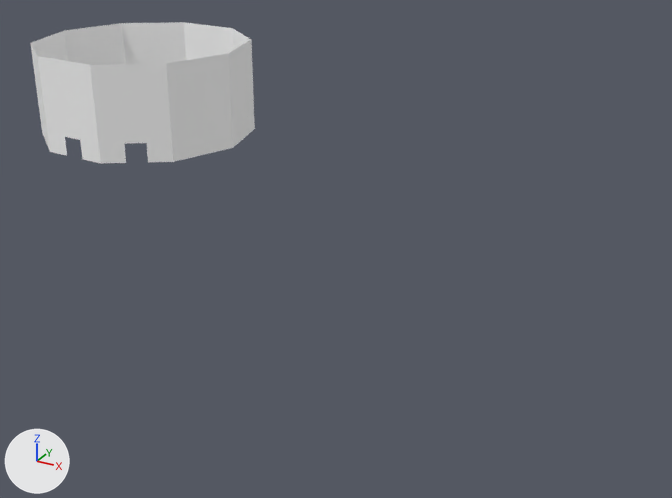
The FBX model Assets/Model/New Props/Rooms/Hub_Walls.fbx, before and after one commit.
Before and after are seen from a camera (50 mm lens) standing at (102.7, -118.7, 49.9) and looking at (41.2, -6.8, -6.1). Arrows for +X, +Y and +Z are at lower left; the lights stay in place. Where no turn or scale is listed for an object, it has been applied to the vertices.

The older version as bpy lines, for what is in view:
```python
me_scene = bpy.data.meshes.new('Scene')
me_scene.from_pydata(...)  # 54 vertices, 64 faces; spans x -1783.0..1783.0, y 2.0..1520.0, z -1725.0..1725.0
me_scene.materials.append(mat_hubwall_mat)  # white #ffffff
ob_hub_walls_1 = bpy.data.objects.new('Hub_Walls_1', me_scene)
ob_hub_walls_1.parent = ob_hub_walls
ob_hub_walls_1.location = (109.3, 459.8, -27.54)
```
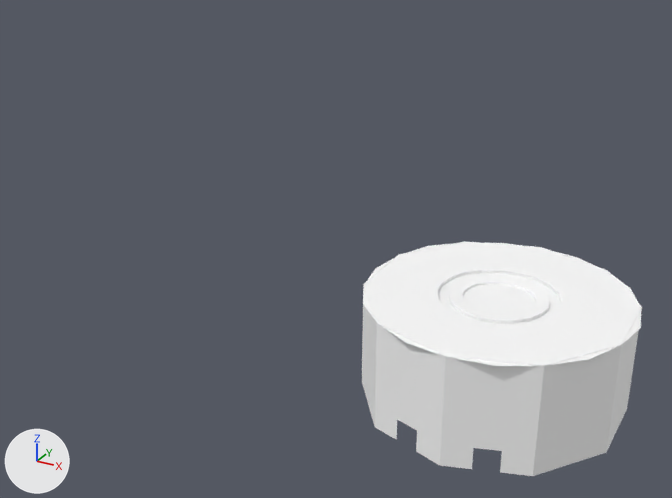
Boxes (x1, y1, x2, y2) around the edits, measured in the pictures (672 x 498 px):
```json
{"object": "Hub_Walls_1", "change": "moved, turned, rescaled", "before": [30, 22, 255, 163], "after": [362, 241, 642, 476]}
{"object": "Hub_Ceiling_1", "change": "added", "after": [363, 242, 641, 366]}
```

Scene script edits in JSON lines:
```json
{"op": "add", "block": "mat_hub_ceiling_mat", "code": ["mat_hub_ceiling_mat = principled_material('Hub_Ceiling_Mat')", "mat_hub_ceiling_mat.base_color = (1.0, 1.0, 1.0)  # white #ffffff", "mat_hub_ceiling_mat.roughness = 0.553"]}
{"op": "add", "block": "me_scene_1", "code": ["me_scene_1 = bpy.data.meshes.new('Scene')", "me_scene_1.from_pydata(...)  # 141 vertices, 260 faces; spans x -17.8..18.0, y -17.8..17.7, z 0.0..0.7", "me_scene_1.materials.append(mat_hub_ceiling_mat)  # white #ffffff"]}
{"op": "remove", "block": "ob_hub_walls_1", "code": "ob_hub_walls_1.parent = ob_hub_walls"}
{"op": "set", "path": "ob_hub_walls_1.location", "old": "(109.3, 459.8, -27.54)", "new": "(69.01, -13.5, -19.36)"}
{"op": "set", "path": "ob_hub_walls_1.rotation_euler", "old": "(0.0, 0.0, 0.0)", "new": "(1.571, 0.0, -0.262)", "note": "degrees (0, 0, 0) -> degrees (90, 0, -15)"}
{"op": "set", "path": "ob_hub_walls_1.scale", "old": "(1.0, 1.0, 1.0)", "new": "(0.01, 0.01, 0.01)"}
{"op": "add", "block": "ob_hub_ceiling_1", "code": ["ob_hub_ceiling_1 = bpy.data.objects.new('Hub_Ceiling_1', me_scene_1)", "ob_hub_ceiling_1.location = (69.0, -13.5, -4.9)"]}
```
